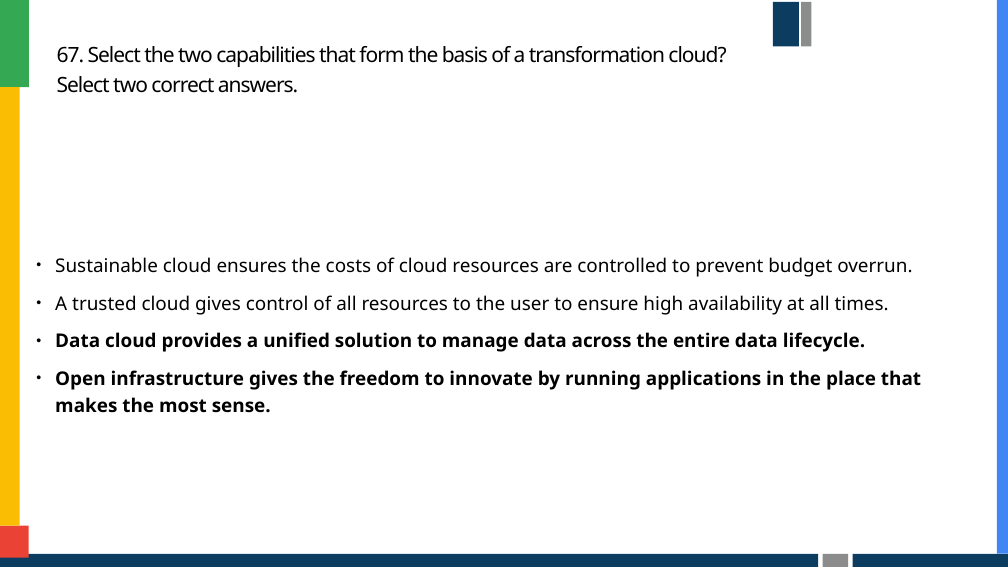
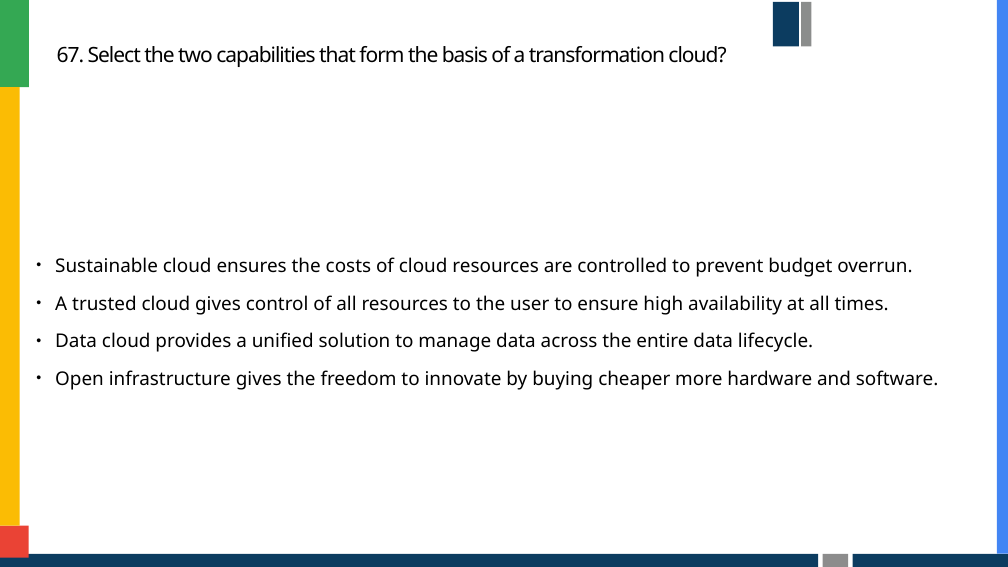
Before and after one commit to foreswearer/quiz, a slide deck: slide 134 of question_pptx/Cloud Digital Leader - Practice questions.pptx. Drawn at 1008x567 pixels with LibreOffice and Linux fonts; fonts in the diff are those of the drawing; background and template pictures are left out. Boxes give left, top, right and bottom in pixels: in the first picture for what was removed or moved away, otherwise in the second. Text is boxed around its words. In the diff, an @@ line names an element or a change of style, - is before the commit and + after.

```diff
--- a/question_pptx/Cloud Digital Leader - Practice questions.pptx
+++ b/question_pptx/Cloud Digital Leader - Practice questions.pptx
@@ title at box(57, 46, 726, 67): text changed @@
-67. Select the two capabilities that form the basis of a transformation cloud? Select two correct answers.
+67. Select the two capabilities that form the basis of a transformation cloud?
@@ text at box(55, 332, 813, 352): bold off in "Data cloud provides a unified solution to ..." @@
@@ text at box(55, 370, 938, 390): text changed; bold off @@
-• Open infrastructure gives the freedom to innovate by running applications in the place that makes the most sense.
+• Open infrastructure gives the freedom to innovate by buying cheaper more hardware and software.
```
Also in this commit, not shown: 4 other slides changed, 1 slide added, 1 other file.
